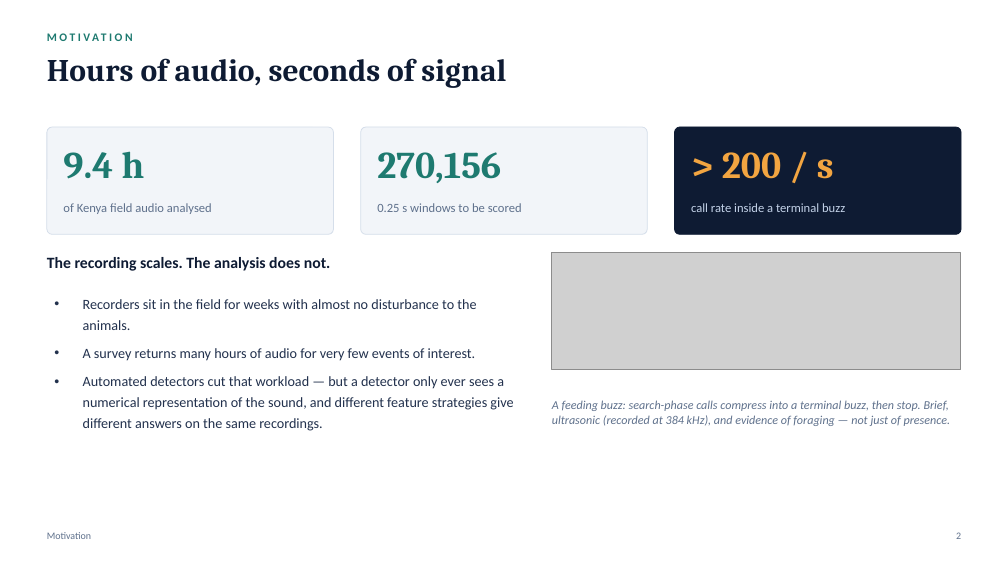
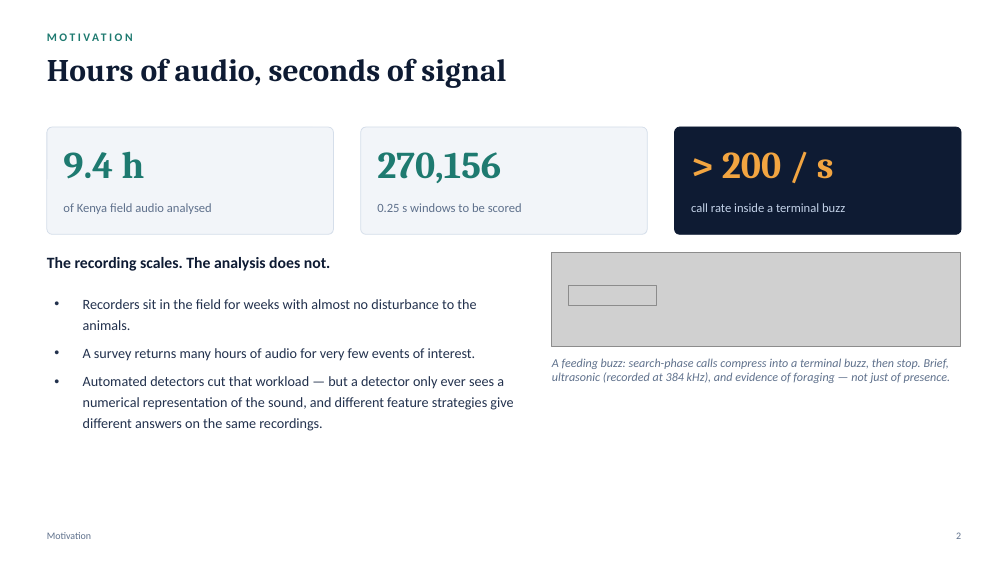
Before and after one commit to aoaoguo2003/valentown, a slide deck: slide 2 of docs/thesis-defence/WPNS1_defence_deck.pptx. Drawn at 1008x567 pixels with LibreOffice and Linux fonts; fonts in the diff are those of the drawing; grey boxes stand for pictures. Boxes give left, top, right and bottom in pixels: in the first picture for what was removed or moved away, otherwise in the second. Text is boxed around its words. In the diff, an @@ line names an element or a change of style, - is before the commit and + after.

```diff
--- a/docs/thesis-defence/WPNS1_defence_deck.pptx
+++ b/docs/thesis-defence/WPNS1_defence_deck.pptx
@@ picture: place and size @@
-picture at <box>552,253,961,370</box>
+picture at <box>552,253,961,346</box>
@@ picture added at <box>569,286,656,306</box> @@
@@ text "A feeding buzz: search-phase calls ...": place and size @@
-text "A feeding buzz: search-phase calls ..." at <box>552,400,951,426</box>
+text "A feeding buzz: search-phase calls ..." at <box>552,358,951,383</box>
@@ text "A feeding buzz: search-phase calls ..." at <box>552,358,951,383</box>: vertical alignment middle to top @@
```
Also in this commit, not shown: 4 other slides changed, 18 other files.
